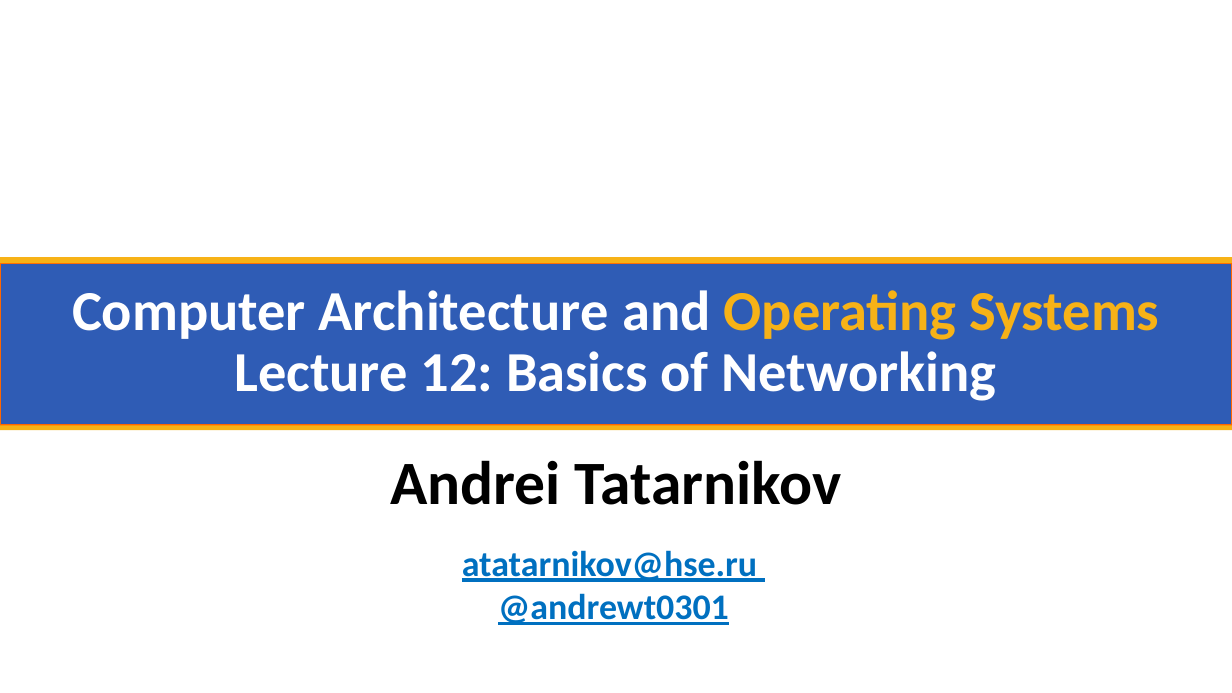
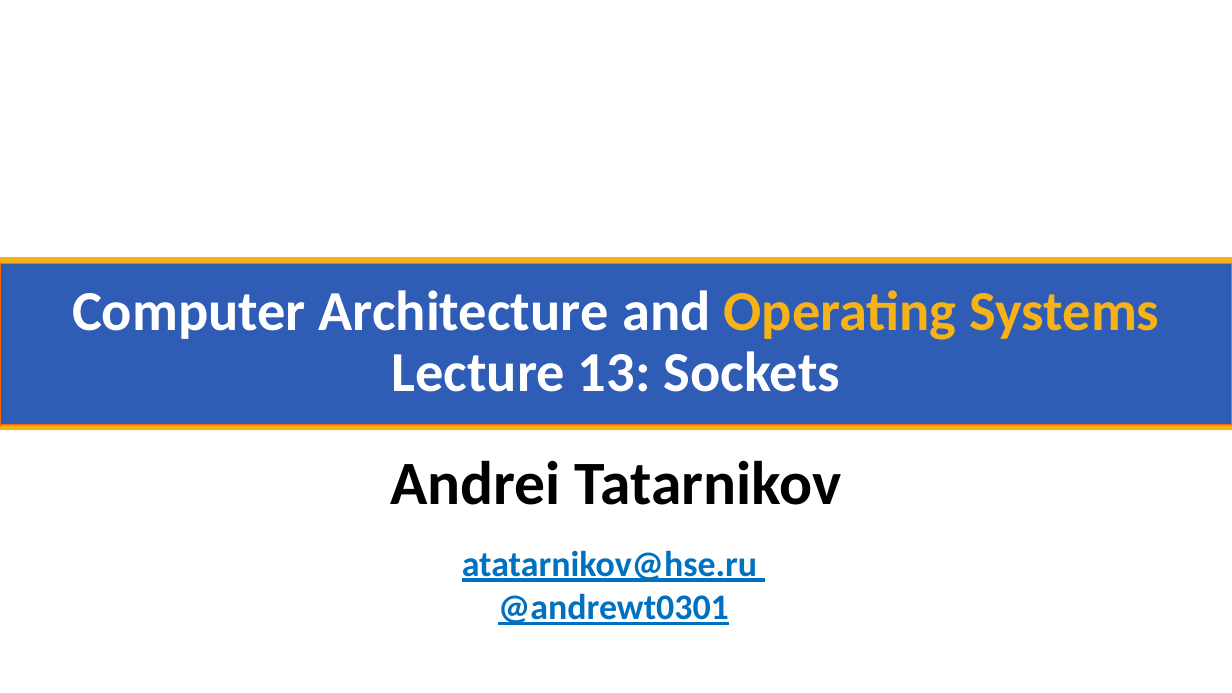
Before and after one commit to andrewt0301/hse-acos-course, a slide deck: slide 1 of docs/part2os/13_Sockets/OS_Lecture_13.pptx. Drawn at 1232x693 pixels with LibreOffice and Linux fonts; fonts in the diff are those of the drawing; background and template pictures are left out. Boxes give left, top, right and bottom in pixels: in the first picture for what was removed or moved away, otherwise in the second. Text is boxed around its words. In the diff, an @@ line names an element or a change of style, - is before the commit and + after.

```diff
--- a/docs/part2os/13_Sockets/OS_Lecture_13.pptx
+++ b/docs/part2os/13_Sockets/OS_Lecture_13.pptx
@@ title at bbox=[72, 290, 1159, 392]: text changed @@
-Computer Architecture and Operating Systems
-Lecture 12: Basics of Networking
+Computer Architecture and Operating Systems
+Lecture 13: Sockets
```
Also in this commit, not shown: 26 slides added, 30 slides removed, 2 other files.
